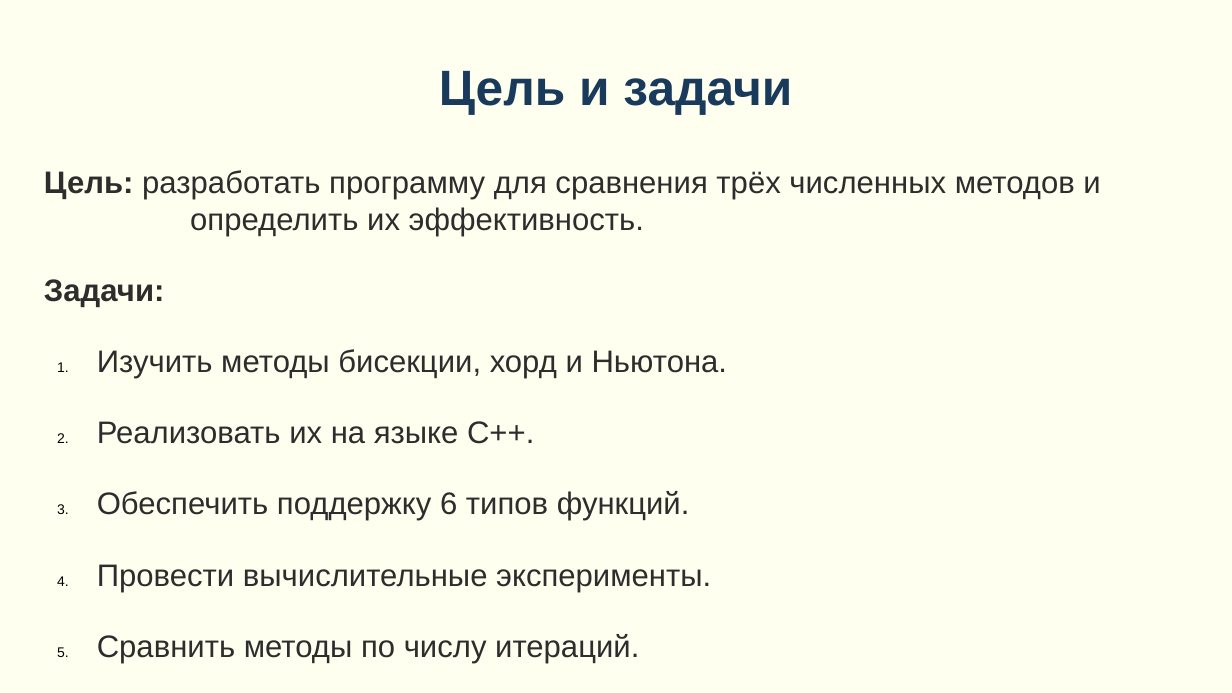
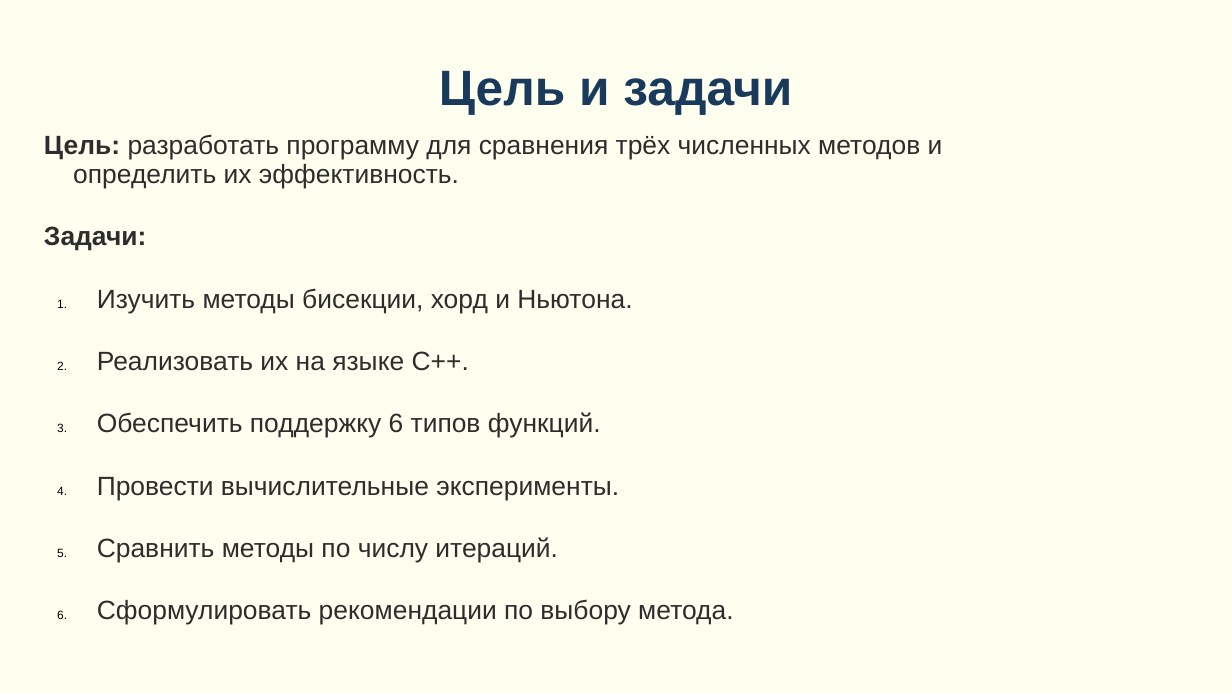
Before and after one commit to matveeu/Equation-solver, a slide deck: slide 3 of Презентация по проекту.pptx. Drawn at 1232x693 pixels with LibreOffice and Linux fonts; fonts in the diff are those of the drawing. Boxes give left, top, right and bottom in pixels: in the first picture for what was removed or moved away, otherwise in the second. Text is boxed around its words. In the diff, an @@ line names an element or a change of style, - is before the commit and + after.

```diff
--- a/Презентация по проекту.pptx
+++ b/Презентация по проекту.pptx
@@ text "Цель: разработать программу для сравнения ...": place and size @@
-text "Цель: разработать программу для сравнения ..." at [44, 170, 1100, 663]
+text "Цель: разработать программу для сравнения ..." at [44, 134, 943, 625]
@@ text "Цель: разработать программу для сравнения ..." at [44, 134, 943, 625]: size 20 to 17 pt; line spacing 1 to 0.9; indent changed @@
```
Also in this commit, not shown: 8 other slides changed.
